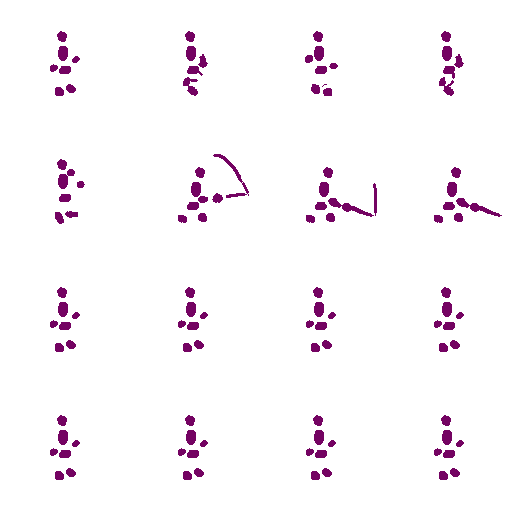
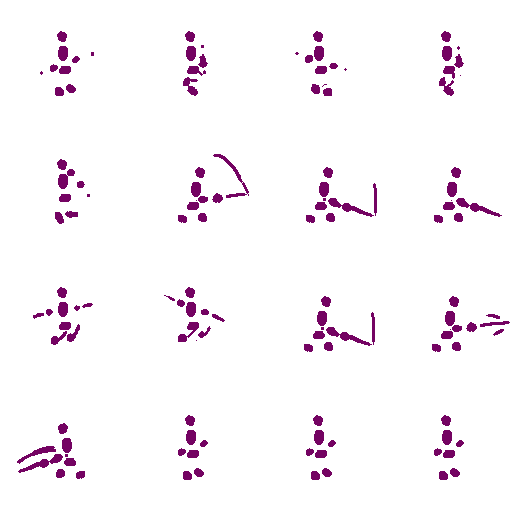
Revision of a layered 512 x 512 image; what changed, layer by layer:
painted on "Masses" over [17, 45, 510, 480]
